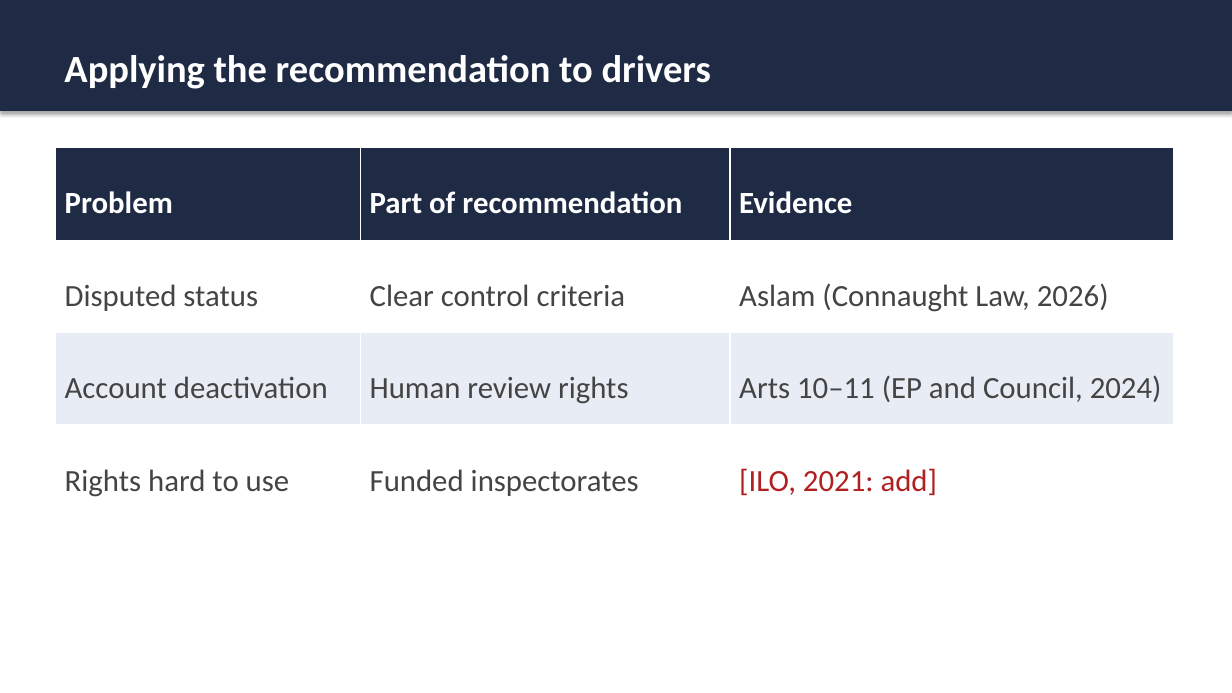
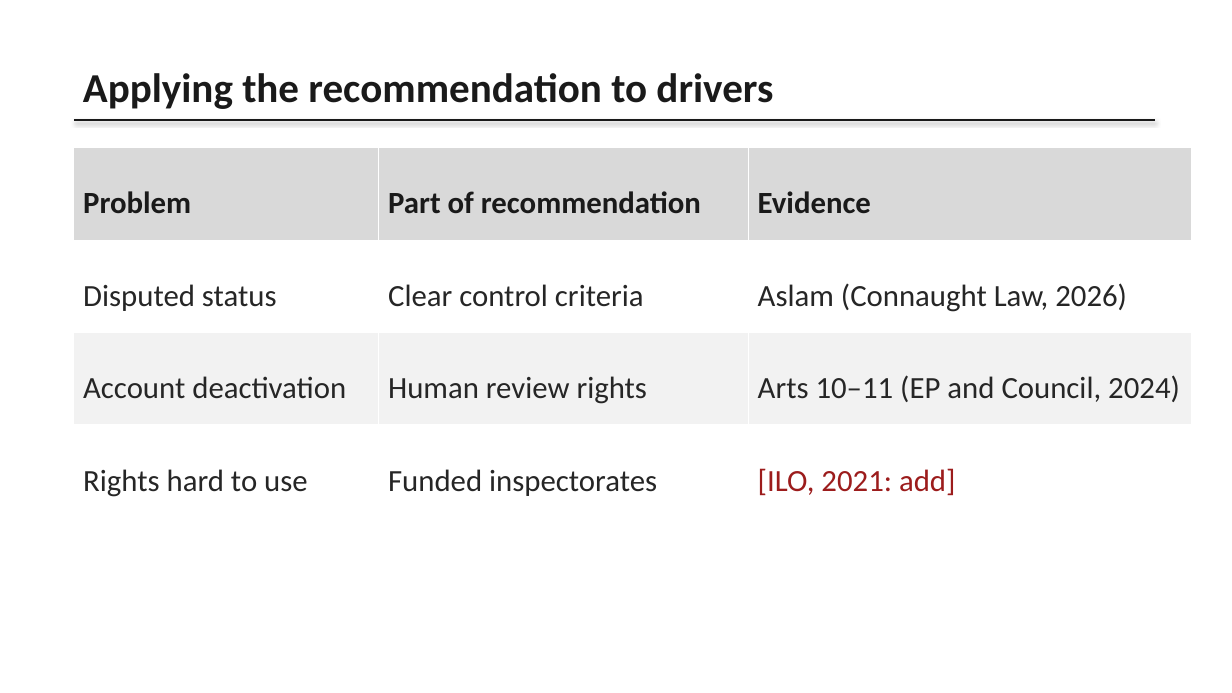
Before and after one commit to karanrg22-svg/skill, a slide deck: slide 6 of Ride-Hailing_Presentation.pptx. Drawn at 1232x693 pixels with LibreOffice and Linux fonts; fonts in the diff are those of the drawing. Boxes give left, top, right and bottom in pixels: in the first picture for what was removed or moved away, otherwise in the second. Text is boxed around its words. In the diff, an @@ line names an element or a change of style, - is before the commit and + after.

```diff
--- a/Ride-Hailing_Presentation.pptx
+++ b/Ride-Hailing_Presentation.pptx
@@ rectangle removed at (0, 0, 1232, 111) @@
@@ text "Applying the recommendation to drivers": place and size @@
-text "Applying the recommendation to drivers" at (64, 55, 711, 89)
+text "Applying the recommendation to drivers" at (83, 73, 773, 109)
@@ text "Applying the recommendation to drivers" at (83, 73, 773, 109): size 30 to 32 pt, text colour #FFFFFF to #1A1A1A @@
@@ table at (74, 148, 1192, 518) @@
@@ fill #1F2A44 to #D9D9D9 in row 1 @@
@@ fill #E8ECF4 to #F2F2F2 in row 3 @@
@@ text colour #FFFFFF to #1A1A1A in "Problem", "Part of recommendation", "Evidence" @@
@@ text colour #444444 to #262626 in "Disputed status", "Clear control criteria", "Aslam (Connaught Law, 2026)", "Account deactivation" and 4 more places @@
@@ text colour #B02020 to #9C1C1C in "[ILO, 2021: add]" @@
@@ table: place and size @@
-table at (55, 148, 1174, 518)
+table at (74, 148, 1192, 518)
@@ line added from (74, 120) to (1155, 120), #1A1A1A 1.5 pt @@
```
Also in this commit, not shown: 8 other slides changed.
